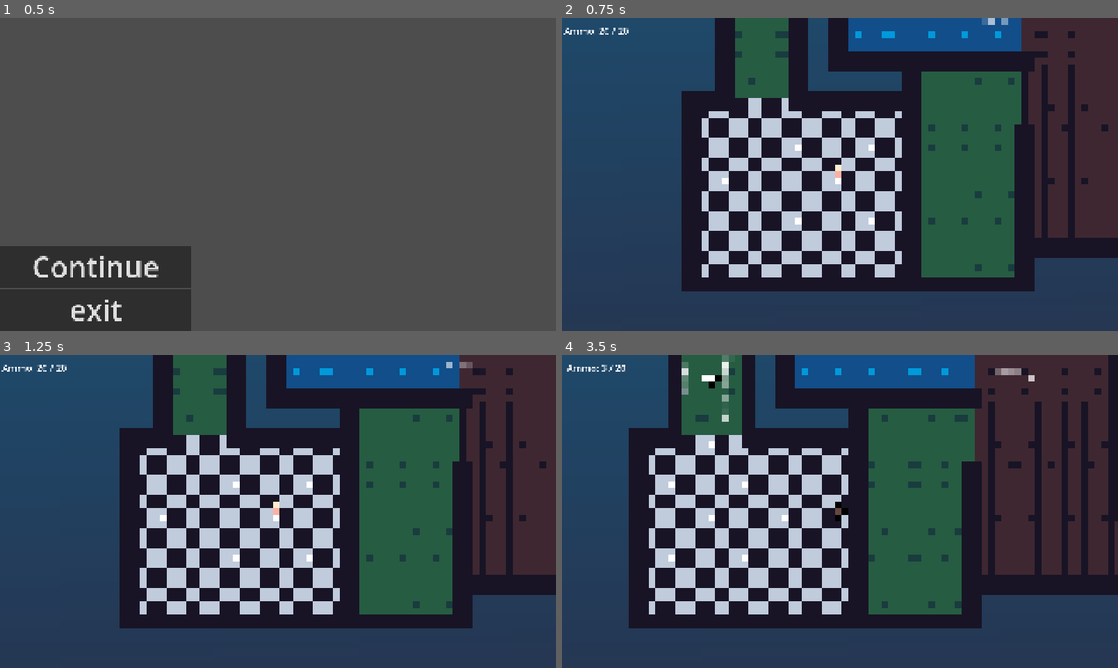
Above: before the commit, frames 1-4 (two rows, left to right).
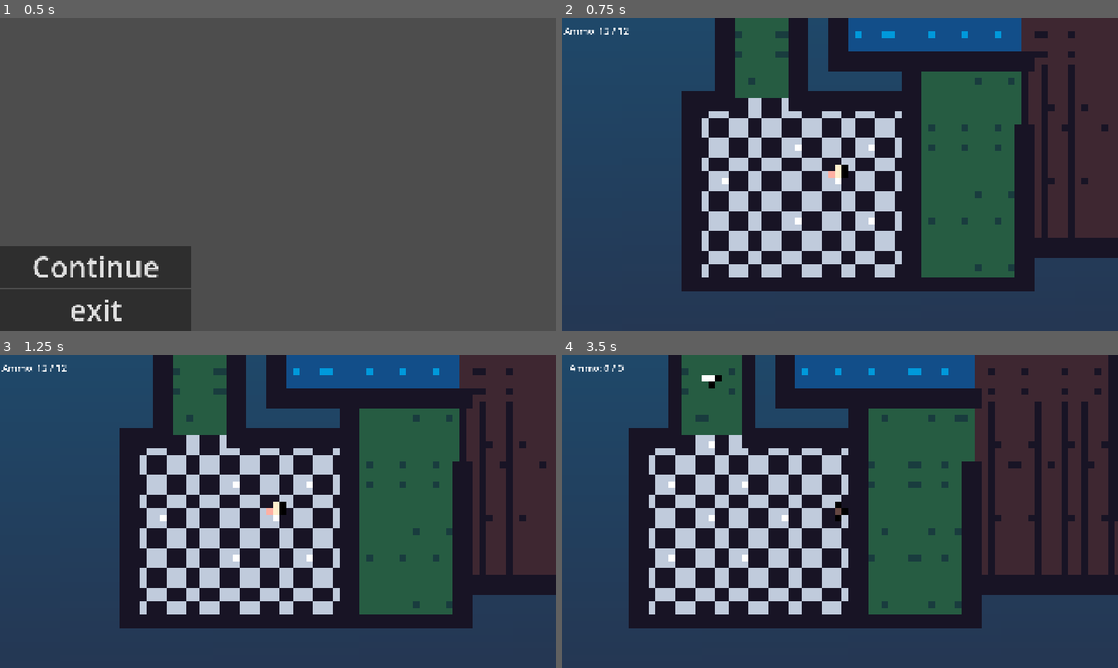
Above: after the commit, the same moments.

Repository: seth-com2tech/aidengame
Game: Godot game, scene res://scenes/menu.tscn
Same seed, same stepped clock (60 frames per second), same inputs: the game is played once before the commit and once after it.
Inputs (mouse positions are in pixels of both pictures, inside the frame that each line leads up to):
- Up to frame 1 (0.5 s): no input
- Up to frame 2 (0.75 s): click "Continue" at 0.5 s
- Up to frame 3 (1.25 s): no input
- Up to frame 4 (3.5 s): tap Enter at 1.25 s; move the mouse to (962, 495) at 1.27 s; press the mouse at (962, 495) at 1.28 s; hold D (right) 1.28-2 s; tap 1 at 1.55, 3.05 s; release the mouse at (962, 495) at 2 s; drag from (728, 527) to (840, 511) at 2.02 s; move the mouse to (895, 442) at 2.77 s; press the mouse at (895, 442) at 2.78 s; hold D (right) from 2.78 s (still down)

Frame 1 is identical in both runs. In frame 2, 0.2% of the frame differs, in the area x 6-81%, y 0-52%; in frame 3, 0.2%; in frame 4, 0.6%, in the area x 0-85%, y 0-22%.

Commit message:
added weapon manager

Diff:
--- a/scenes/enemy.tscn
+++ b/scenes/enemy.tscn
@@ -187,94 +187,6 @@
 
 [sub_resource type="CircleShape2D" id="CircleShape2D_yf5fn"]
 radius = 97.41663
-
-[sub_resource type="AtlasTexture" id="AtlasTexture_4ra3w"]
-atlas = ExtResource("2_md0e3")
-region = Rect2(200, 0, 20, 20)
-
-[sub_resource type="AtlasTexture" id="AtlasTexture_5uy6h"]
-atlas = ExtResource("2_md0e3")
-region = Rect2(420, 0, 20, 20)
-
-[sub_resource type="AtlasTexture" id="AtlasTexture_c4w8v"]
-atlas = ExtResource("2_md0e3")
-region = Rect2(260, 0, 20, 20)
-
-[sub_resource type="AtlasTexture" id="AtlasTexture_xwavj"]
-atlas = ExtResource("2_md0e3")
-region = Rect2(280, 0, 20, 20)
-
-[sub_resource type="AtlasTexture" id="AtlasTexture_nenq2"]
-atlas = ExtResource("2_md0e3")
-region = Rect2(300, 0, 20, 20)
-
-[sub_resource type="AtlasTexture" id="AtlasTexture_md484"]
-atlas = ExtResource("2_md0e3")
-region = Rect2(320, 0, 20, 20)
-
-[sub_resource type="AtlasTexture" id="AtlasTexture_ipns3"]
-atlas = ExtResource("2_md0e3")
-region = Rect2(340, 0, 20, 20)
-
-[sub_resource type="AtlasTexture" id="AtlasTexture_8qclf"]
-atlas = ExtResource("2_md0e3")
-region = Rect2(360, 0, 20, 20)
-
-[sub_resource type="AtlasTexture" id="AtlasTexture_w8i8w"]
-atlas = ExtResource("2_md0e3")
-region = Rect2(380, 0, 20, 20)
-
-[sub_resource type="AtlasTexture" id="AtlasTexture_otmr2"]
-atlas = ExtResource("2_md0e3")
-region = Rect2(400, 0, 20, 20)
-
-[sub_resource type="SpriteFrames" id="SpriteFrames_g4v7s"]
-animations = [{
-"frames": [{
-"duration": 1.0,
-"texture": SubResource("AtlasTexture_4ra3w")
-}],
-"loop": 1,
-"name": &"death",
-"speed": 5.0
-}, {
-"frames": [{
-"duration": 1.0,
-"texture": SubResource("AtlasTexture_5uy6h")
-}],
-"loop": 1,
-"name": &"idle",
-"speed": 5.0
-}, {
-"frames": [{
-"duration": 1.0,
-"texture": SubResource("AtlasTexture_c4w8v")
-}, {
-"duration": 1.0,
-"texture": SubResource("AtlasTexture_xwavj")
-}, {
-"duration": 1.0,
-"texture": SubResource("AtlasTexture_nenq2")
-}, {
-"duration": 1.0,
-"texture": SubResource("AtlasTexture_md484")
-}, {
-"duration": 1.0,
-"texture": SubResource("AtlasTexture_ipns3")
-}, {
-"duration": 1.0,
-"texture": SubResource("AtlasTexture_8qclf")
-}, {
-"duration": 1.0,
-"texture": SubResource("AtlasTexture_w8i8w")
-}, {
-"duration": 1.0,
-"texture": SubResource("AtlasTexture_otmr2")
-}],
-"loop": 0,
-"name": &"walking",
-"speed": 5.0
-}]
 
 [node name="enemy" type="CharacterBody2D" unique_id=214753348]
 z_index = 3
@@ -333,12 +245,6 @@
 [node name="CollisionShape2D" type="CollisionShape2D" parent="body/playerdetector" unique_id=1642320517]
 shape = SubResource("CircleShape2D_yf5fn")
 
-[node name="e" type="AnimatedSprite2D" parent="." unique_id=590803703]
-scale = Vector2(2.5, 2.5)
-sprite_frames = SubResource("SpriteFrames_g4v7s")
-animation = &"idle"
-autoplay = "idle"
-
 [connection signal="area_entered" from="hitbox" to="." method="_on_hitbox_area_entered"]
 [connection signal="timeout" from="CheckTimer" to="." method="_on_timer_timeout"]
 [connection signal="timeout" from="StuckTimer" to="." method="_on_stuck_timer_timeout"]
--- a/scenes/player.tscn
+++ b/scenes/player.tscn
@@ -5,6 +5,7 @@
 [ext_resource type="Texture2D" uid="uid://cfiakqsbnggys" path="res://textures/CharactersSpritesheetSeperated.png" id="3_fjrip"]
 [ext_resource type="AudioStream" uid="uid://b74mrnu2qrs1m" path="res://sounds/22LR Single Isolated MP3.mp3" id="4_dqkch"]
 [ext_resource type="AudioStream" uid="uid://ccb28cg4fvmn1" path="res://sounds/Single Shot Reload Full MP3.mp3" id="5_qlg0r"]
+[ext_resource type="Script" uid="uid://be4xcndw5xkk3" path="res://scripts/weapon_manager.gd" id="6_tuyoq"]
 
 [sub_resource type="CircleShape2D" id="CircleShape2D_ix85q"]
 radius = 20.0
@@ -255,6 +256,9 @@
 stream = ExtResource("5_qlg0r")
 volume_db = 24.0
 
+[node name="WeaponManager" type="Node" parent="." unique_id=482822884]
+script = ExtResource("6_tuyoq")
+
 [connection signal="body_entered" from="hitbox" to="." method="_on_hitbox_body_entered"]
 [connection signal="timeout" from="shootdelay" to="." method="_on_shootdelay_timeout"]
 [connection signal="timeout" from="reload" to="." method="_on_reload_timeout"]
--- a/scripts/bullet.gd
+++ b/scripts/bullet.gd
@@ -7,7 +7,6 @@
 
 func _physics_process(delta: float) -> void:
 	global_position+=direction*SPEED
-	scale *=0.99
 
 
 func _on_timer_timeout() -> void:
--- a/scripts/enemy.gd
+++ b/scripts/enemy.gd
@@ -42,10 +42,10 @@
 	navready = true
 	state_update("roaming")
 
-	debugPos.position = Vector2(-40,-40)
-	add_child(debugPos)
-	debugState.position = Vector2(-30,30)
-	add_child(debugState)
+	#debugPos.position = Vector2(-40,-40)
+	#add_child(debugPos)
+	#debugState.position = Vector2(-30,30)
+	#add_child(debugState)
 
 	if player:
 		nav_agent.target_position = player.global_position
@@ -62,6 +62,7 @@
 		speed = 0
 		dead = true
 		legsanim.play("dead")
+		bodyanim.hide()
 		z_index -= 1
 		$CollisionShape2D.queue_free()
 
--- a/scripts/player.gd
+++ b/scripts/player.gd
@@ -3,62 +3,38 @@
 
 signal died
 
-var bulletscene = preload("res://scenes/bullet.tscn")
-var delaying: bool = false
 var dead: bool = false
-var reloading: bool = false
-var currentammo: int = 20
-var maxammo: int = 20
 const SPEED: float = 500.0
 
-var currentwalk: String = "fistwalk"
-var currentidle: String = "fistidle"
-
-@onready var bodyanim=$body
-@onready var legsanim=$legs
-
-@onready var gun=$body/gun
-@onready var gunshot = $gunshot
-@onready var reloadsound = $reloadsound
+@onready var legsanim = $legs
+@onready var bodyanim = $body
+@onready var weapon_manager: WeaponManager = $WeaponManager
 @export var hud: hudUI
 
 func _ready() -> void:
-	hud.update_ammo_count(currentammo, maxammo)
 	hud.show()
+	weapon_manager.ammo_changed.connect(hud.update_ammo_count)
+	weapon_manager.refresh()
+
+func _process(delta):
+	if dead==false:
+		look_at(get_global_mouse_position())
 
 func _physics_process(delta):
 	if dead==false:
-		look_at(get_global_mouse_position())
-	if dead==false:
 		var move_dir = Vector2(Input.get_axis("left", "right"), Input.get_axis("up", "down"))
+		var moving: bool = move_dir != Vector2.ZERO
 
-		if move_dir != Vector2.ZERO:
+		if moving:
 			velocity = SPEED * move_dir.normalized()
 			legsanim.play("walking")
-			bodyanim.play(currentwalk)
 		else:
 			velocity.x = move_toward(velocity.x, 0, SPEED)
 			velocity.y = move_toward(velocity.y, 0, SPEED)
 			legsanim.play("idle")
-			bodyanim.play(currentidle)
 
-		#gun
-		if Input.is_action_pressed("shoot") && !delaying && !reloading && currentammo > 0:
-			var bullet=bulletscene.instantiate()
-			bullet.global_position = gun.global_position
-			bullet.direction = (get_global_mouse_position()-global_position).normalized()
-			$/root/Main.add_child(bullet)
-			gunshot.play(0.13)
-			$shootdelay.start()
-			delaying = true
-			currentammo -= 1
-			hud.update_ammo_count(currentammo, maxammo)
+		bodyanim.play(weapon_manager.body_animation(moving))
 
-		if Input.is_action_just_pressed("reload") && currentammo != maxammo:
-			reloading = true
-			$reload.start()
-			hud.update_ammo_count(0, maxammo)
-			reloadsound.play()
 		move_and_slide()
 
 
@@ -67,18 +43,7 @@
 		var enemy = body
 		if enemy.state != "dead":
 			legsanim.play("dead")
+			bodyanim.hide()
 			dead = true
 			died.emit()
 			z_index -= 1
-
-
-
-
-func _on_shootdelay_timeout() -> void:
-	delaying = false # Replace with function body.
-
-
-func _on_reload_timeout() -> void:
-	reloading = false
-	currentammo = maxammo
-	hud.update_ammo_count(currentammo, maxammo)
--- a/scripts/weaponData.gd
+++ b/scripts/weaponData.gd
@@ -1,6 +1,17 @@
 extends Resource
 class_name WeaponData
 
-@export var weaponName = "NewWeapon"
-@export var shotType = "Default"
-@export var fireRate = 0.0
+@export var weaponName: String = "NewWeapon"
+# "Semi" = one shot per click, "Auto" = keeps firing while the button is held
+# (was "Default" before, it now shows up as a dropdown in the inspector)
+@export_enum("Semi", "Auto") var shotType: String = "Semi"
+@export var fireRate: float = 0.0       # seconds between shots
+
+@export var magSize: int = 12           # bullets per magazine (0 = can't shoot, e.g. unarmed)
+@export var reloadTime: float = 1.5     # seconds a reload takes
+@export var pellets: int = 1            # bullets fired per shot (shotgun = several)
+@export var spread: float = 0.0         # total cone in degrees the bullets are randomly spread across
+
+# animations on the player's "body" AnimatedSprite2D
+@export var bodyAnim: String = ""       # used when standing still
+@export var bodyAnimWalk: String = ""   # used when moving (empty = reuse bodyAnim)
--- /dev/null
+++ b/scripts/weapon_manager.gd
@@ -0,0 +1,172 @@
+extends Node
+class_name WeaponManager
+# Add this as a child node of Player (a plain Node named "WeaponManager").
+# It handles shooting, reloading, ammo and weapon switching, so player.gd doesn't have to.
+
+signal ammo_changed(current: int, max: int)   # connect to hud.update_ammo_count
+signal weapon_changed(data: WeaponData)
+
+# Leave empty to use the built-in weapons below, or drag WeaponData resources in here.
+@export var weapons: Array[WeaponData] = []
+@export var bullet_scene: PackedScene = preload("res://scenes/bullet.tscn")
+@export var start_weapon: int = 1        # index into the weapon list (0 = unarmed, 1 = pistol)
+@export var auto_reload: bool = true     # reload automatically when you shoot an empty gun
+
+var current: int = 0
+var ammo: Array[int] = []                # rounds left in each weapon's magazine, same order as weapons
+var reloading: bool = false
+var next_shot_time: float = 0.0          # seconds (game clock) when the gun can fire again
+var reload_timer := Timer.new()
+
+# these are looked up from the Player this node is a child of
+@onready var player = get_parent()
+@onready var muzzle: Node2D = player.get_node("body/gun")
+@onready var gunshot: AudioStreamPlayer2D = player.get_node("gunshot")
+@onready var reload_sound: AudioStreamPlayer2D = player.get_node("reloadsound")
+
+
+func _ready() -> void:
+	if weapons.is_empty():
+		weapons = _default_weapons()
+	for w in weapons:
+		ammo.append(w.magSize)           # every weapon starts with a full magazine
+	current = clampi(start_weapon, 0, weapons.size() - 1)
+
+	# A Timer only runs if it's in the scene tree (the old pistol.gd never added its Timer,
+	# so start() failed). Adding it as a child fixes that.
+	reload_timer.one_shot = true
+	reload_timer.timeout.connect(_on_reload_finished)
+	add_child(reload_timer)
+
+
+func _physics_process(_delta: float) -> void:
+	if player.dead:
+		return
+	var data := get_weapon()
+	# Auto weapons fire while held, Semi weapons fire once per click
+	var wants_fire: bool
+	if data.shotType == "Auto":
+		wants_fire = Input.is_action_pressed("shoot")
+	else:
+		wants_fire = Input.is_action_just_pressed("shoot")
+	if wants_fire:
+		try_fire()
+	if Input.is_action_just_pressed("reload"):
+		start_reload()
+
+
+func _unhandled_input(event: InputEvent) -> void:
+	if player.dead:
+		return
+	if event is InputEventKey and event.pressed and not event.echo:
+		var index: int = event.keycode - KEY_1
+		if index >= 0 and index < weapons.size():
+			switch_to(index)
+	elif event is InputEventMouseButton and event.pressed:
+		if event.button_index == MOUSE_BUTTON_WHEEL_UP:
+			switch_to(wrapi(current - 1, 0, weapons.size()))
+		elif event.button_index == MOUSE_BUTTON_WHEEL_DOWN:
+			switch_to(wrapi(current + 1, 0, weapons.size()))
+
+
+func get_weapon() -> WeaponData:
+	return weapons[current]
+
+
+func try_fire() -> void:
+	var data := get_weapon()
+	if data.magSize <= 0 or reloading:
+		return                                    # unarmed, or mid-reload
+	var now: float = Time.get_ticks_msec() / 1000.0
+	if now < next_shot_time:
+		return                                    # still cooling down
+	if ammo[current] <= 0:
+		if auto_reload:
+			start_reload()
+		return
+
+	next_shot_time = now + data.fireRate
+	ammo[current] -= 1
+
+	# one bullet per pellet, each rotated randomly inside the spread cone
+	var aim: Vector2 = (player.get_global_mouse_position() - player.global_position).normalized()
+	for i in data.pellets:
+		var bullet = bullet_scene.instantiate()
+		get_tree().current_scene.add_child(bullet)
+		bullet.global_position = muzzle.global_position
+		bullet.direction = aim.rotated(deg_to_rad(randf_range(-data.spread / 2.0, data.spread / 2.0)))
+
+	gunshot.play(0.13)
+	_emit_ammo()
+
+
+func start_reload() -> void:
+	var data := get_weapon()
+	if data.magSize <= 0 or reloading or ammo[current] == data.magSize:
+		return
+	reloading = true
+	reload_timer.start(data.reloadTime)
+	reload_sound.play()
+	_emit_ammo()                                  # HUD shows 0 while reloading, like before
+
+
+func _on_reload_finished() -> void:
+	reloading = false
+	ammo[current] = get_weapon().magSize
+	_emit_ammo()
+
+
+func switch_to(index: int) -> void:
+	if index == current:
+		return
+	# switching cancels an in-progress reload
+	reload_timer.stop()
+	reload_sound.stop()
+	reloading = false
+	current = index
+	weapon_changed.emit(get_weapon())
+	_emit_ammo()
+
+
+# Which animation the player's "body" sprite should play for the current weapon.
+func body_animation(moving: bool) -> String:
+	var data := get_weapon()
+	if moving and data.bodyAnimWalk != "":
+		return data.bodyAnimWalk
+	return data.bodyAnim
+
+
+# Call once from player.gd after connecting the signals, so the HUD gets the starting values.
+func refresh() -> void:
+	weapon_changed.emit(get_weapon())
+	_emit_ammo()
+
+
+func _emit_ammo() -> void:
+	ammo_changed.emit(0 if reloading else ammo[current], get_weapon().magSize)
+
+
+# ---- built-in weapons (edit the numbers here, or replace with .tres resources later) ----
+func _default_weapons() -> Array[WeaponData]:
+	var list: Array[WeaponData] = []
+	#                 name        type    rate  mag reload pellets spread anim        walk anim
+	list.append(_make("Unarmed", "Semi", 0.0,  0,  0.0,   1,      0.0,   "fistidle", "fistwalk"))
+	list.append(_make("Pistol",  "Semi", 0.2,  12, 1.5,   1,      0.0,   "pistol"))
+	list.append(_make("Shotgun", "Semi", 0.9,  6,  2.5,   6,      25.0,  "shotgun"))
+	list.append(_make("SMG",     "Auto", 0.07, 30, 2.0,   1,      6.0,   "pistol"))
+	return list
+
+
+func _make(weapon_name: String, shot_type: String, fire_rate: float, mag: int, reload_time: float,
+		pellet_count: int, spread_deg: float, anim: String, anim_walk: String = "") -> WeaponData:
+	var data := WeaponData.new()
+	data.weaponName = weapon_name
+	data.shotType = shot_type
+	data.fireRate = fire_rate
+	data.magSize = mag
+	data.reloadTime = reload_time
+	data.pellets = pellet_count
+	data.spread = spread_deg
+	data.bodyAnim = anim
+	data.bodyAnimWalk = anim_walk
+	return data
Not shown, added: scripts/weapon_manager.gd.uid
